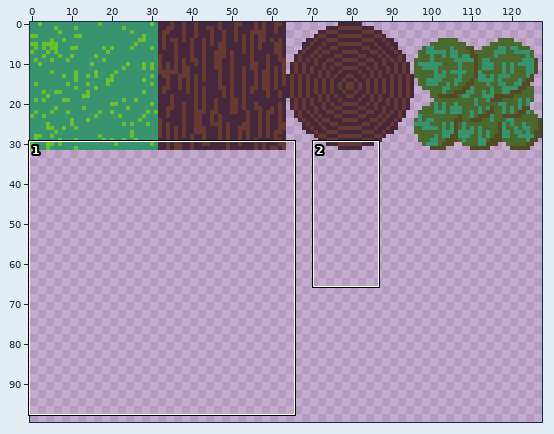
Sprite sheet -- assets/Blender/images/trim.png. The first picture is a wide view before the edit; the outline marks the close-up.
Close-up. Earlier state:
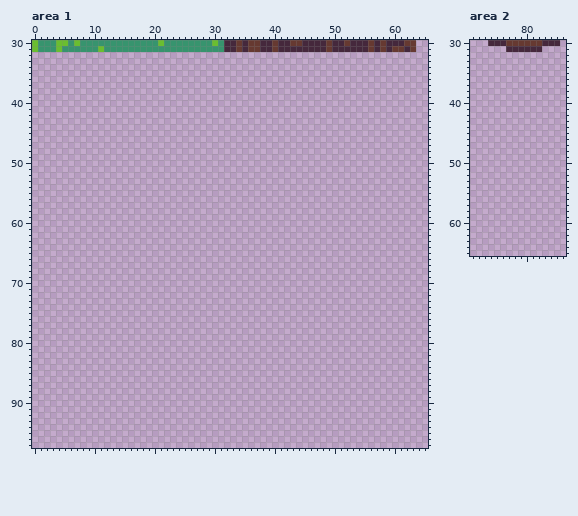
The file is 128x128 pixels. Shown: area 1: x 0..65, y 30..97; area 2: x 71..86, y 30..65. The wide view leaves out empty margins.
After the commit:
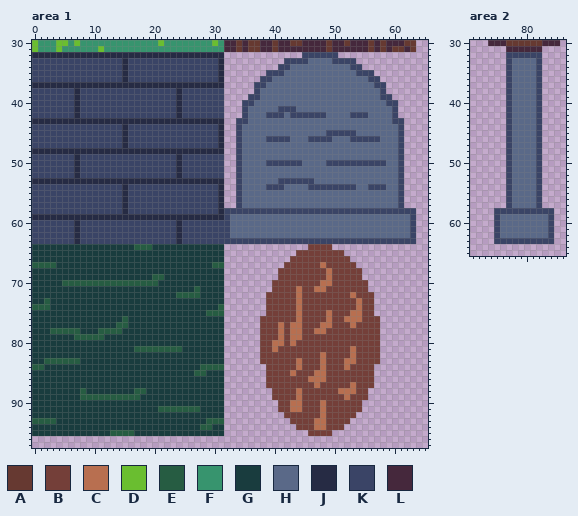
Palette (. is transparent): A #663931  B #743f39  C #b86f50  D #6abe30  E #265c42  F #37946e  G #193c3e  H #5a6988  J #262b44  K #3a4466  L #45283c
The edit:
Changed rows in their new state; - is an unchanged pixel.
Area 1:
first column x 0:
32 JJJJJJJJJJJJJJJJJJJJJJJJJJJJJJJJ-------------KKKKKK-------------
33 KKKKKKKKKKKKKKKJKKKKKKKKKKKKKKKJ----------KKKKHHHHKKKK----------
34 KKKKKKKKKKKKKKKJKKKKKKKKKKKKKKKJ---------KKHHHHHHHHHHKK---------
35 KKKKKKKKKKKKKKKJKKKKKKKKKKKKKKKJ-------KKKHHHHHHHHHHHHKKK-------
36 KKKKKKKKKKKKKKKJKKKKKKKKKKKKKKKJ------KKHHHHHHHHHHHHHHHHKK------
37 JJJJJJJJJJJJJJJJJJJJJJJJJJJJJJJJ-----KKHHHHHHHHHHHHHHHHHHKK-----
38 KKKKKKKJKKKKKKKKKKKKKKKKJKKKKKKK-----KHHHHHHHHHHHHHHHHHHHHK-----
39 KKKKKKKJKKKKKKKKKKKKKKKKJKKKKKKK----KKHHHHHHHHHHHHHHHHHHHHKK----
40 KKKKKKKJKKKKKKKKKKKKKKKKJKKKKKKK---KKHHHHHHHHHHHHHHHHHHHHHHKK---
41 KKKKKKKJKKKKKKKKKKKKKKKKJKKKKKKK---KHHHHHKKKHHHHHHHHHHHHHHHHK---
42 KKKKKKKJKKKKKKKKKKKKKKKKJKKKKKKK---KHHHKKKHKKKKKKHHHHKKKHHHHK---
43 JJJJJJJJJJJJJJJJJJJJJJJJJJJJJJJJ--KKHHHHHHHHHHHHHHHHHHHHHHHHKK--
44 KKKKKKKKKKKKKKKJKKKKKKKKKKKKKKKJ--KHHHHHHHHHHHHHHHHHHHHHHHHHHK--
45 KKKKKKKKKKKKKKKJKKKKKKKKKKKKKKKJ--KHHHHHHHHHHHHHHKKKKKHHHHHHHK--
46 KKKKKKKKKKKKKKKJKKKKKKKKKKKKKKKJ--KHHHHKKKKHHHKKKKHHHKKKKKHHHK--
47 KKKKKKKKKKKKKKKJKKKKKKKKKKKKKKKJ--KHHHHHHHHHHHHHHHHHHHHHHHHHHK--
48 JJJJJJJJJJJJJJJJJJJJJJJJJJJJJJJJ--KHHHHHHHHHHHHHHHHHHHHHHHHHHK--
49 KKKKKKKJKKKKKKKKKKKKKKKKJKKKKKKK--KHHHHHHHHHHHHHHHHHHHHHHHHHHK--
50 KKKKKKKJKKKKKKKKKKKKKKKKJKKKKKKK--KHHHHKKKKKKHHHHKKKKKKKKKKHHK--
51 KKKKKKKJKKKKKKKKKKKKKKKKJKKKKKKK--KHHHHHHHHHHHHHHHHHHHHHHHHHHK--
52 KKKKKKKJKKKKKKKKKKKKKKKKJKKKKKKK--KHHHHHHHHHHHHHHHHHHHHHHHHHHK--
53 JJJJJJJJJJJJJJJJJJJJJJJJJJJJJJJJ--KHHHHHHKKKKKKHHHHHHHHHHHHHHK--
54 KKKKKKKKKKKKKKKJKKKKKKKKKKKKKKKJ--KHHHHKKKHHHHKKKKKKKKHHKKKHHK--
55 KKKKKKKKKKKKKKKJKKKKKKKKKKKKKKKJ--KHHHHHHHHHHHHHHHHHHHHHHHHHHK--
56 KKKKKKKKKKKKKKKJKKKKKKKKKKKKKKKJ--KHHHHHHHHHHHHHHHHHHHHHHHHHHK--
57 KKKKKKKKKKKKKKKJKKKKKKKKKKKKKKKJ--KHHHHHHHHHHHHHHHHHHHHHHHHHHK--
58 KKKKKKKKKKKKKKKJKKKKKKKKKKKKKKKJKKKKKKKKKKKKKKKKKKKKKKKKKKKKKKKK
59 JJJJJJJJJJJJJJJJJJJJJJJJJJJJJJJJKHHHHHHHHHHHHHHHHHHHHHHHHHHHHHHK
60 KKKKKKKJKKKKKKKKKKKKKKKKJKKKKKKKKHHHHHHHHHHHHHHHHHHHHHHHHHHHHHHK
61 KKKKKKKJKKKKKKKKKKKKKKKKJKKKKKKKKHHHHHHHHHHHHHHHHHHHHHHHHHHHHHHK
62 KKKKKKKJKKKKKKKKKKKKKKKKJKKKKKKKKHHHHHHHHHHHHHHHHHHHHHHHHHHHHHHK
63 KKKKKKKJKKKKKKKKKKKKKKKKJKKKKKKKKKKKKKKKKKKKKKKKKKKKKKKKKKKKKKKK
64 GGGGGGGGGGGGGGGGGEEEGGGGGGGGGGGG--------------BBBB--------------
65 GGGGGGGGGGGGGGGGGGGGGGGGGGGGGGGG------------BBBBBBBB------------
66 GGGGGGGGGGGGGGGGGGGGGGGGGGGGGGGG-----------BBBBBBBBBB-----------
67 EEEEGGGGGGGGGGGGGGGGGGGGGGGGGGEE----------BBBBBBCBBBBB----------
68 GGGGGGGGGGGGGGGGGGGGGGGGGGGGGGGG---------BBBBBBBBCBBBBB---------
69 GGGGGGGGGGGGGGGGGGGGEEGGGGGGGGGG---------BBBBBBBBCBBBBB---------
70 GGGGGEEEEEEEEEEEEEEEEGGGGGGGGGGG--------BBBBBBBBCCBBBBBB--------
71 GGGGGGGGGGGGGGGGGGGGGGGGGGGEGGGG--------BBBBCBBCCBBBBBBB--------
72 GGGGGGGGGGGGGGGGGGGGGGGGEEEEGGGG-------BBBBBCBBBBBBBBCBBB-------
73 GGEGGGGGGGGGGGGGGGGGGGGGGGGGGGGG-------BBBBBCBBBBBBBBBCBB-------
74 EEEGGGGGGGGGGGGGGGGGGGGGGGGGGGGE-------BBBBBCBBBBBBBBBCBB-------
75 GGGGGGGGGGGGGGGGGGGGGGGGGGGGGEEE-------BBBBBCBBBBCBBBCCBB-------
76 GGGGGGGGGGGGGGGEGGGGGGGGGGGGGGGG------BBBBBBCBBBBCBBCCCBBB------
77 GGGGGGGGGGGGGGEEGGGGGGGGGGGGGGGG------BBBCBCCBBBCCBBBCBBBB------
78 GGGEEEEEGGGEEEEGGGGGGGGGGGGGGGGG------BBBCBCCBBCCBBBBBBBBB------
79 GGGGGGGEEEEEGGGGGGGGGGGGGGGGGGGG------BBBCBCCBBBBBBBBBBBBB------
80 GGGGGGGGGGGGGGGGGGGGGGGGGGGGGGGG------BBCCBCBBBBBBBBBBBBBB------
81 GGGGGGGGGGGGGGGGGEEEEEEEEGGGGGGG------BBCBBBBBBBBBBBBCBBBB------
82 GGGGGGGGGGGGGGGGGGGGGGGGGGGGGGGG------BBBBBBBBBBCBBBBCBBBB------
83 GGEEEEEEGGGGGGGGGGGGGGGGGGGGGGGG------BBBBBBCBBBCBBBCCBBBB------
84 EEGGGGGGGGGGGGGGGGGGGGGGGGGGEEEE-------BBBBBCBBBCBBBCBBBB-------
85 GGGGGGGGGGGGGGGGGGGGGGGGGGGEEGGG-------BBBBCBBBCCBBBBBBBB-------
86 GGGGGGGGGGGGGGGGGGGGGGGGGGGGGGGG-------BBBBBBBCCCBBBBBBBB-------
87 GGGGGGGGGGGGGGGGGGGGGGGGGGGGGGGG-------BBBBBBBBCBBBBBCBBB-------
88 GGGGGGGGEGGGGGGGGEEGGGGGGGGGGGGG--------BBBBCBBBBBBCCCBB--------
89 GGGGGGGGEEEEEEEEEEGGGGGGGGGGGGGG--------BBBBCBBBBBBBCBBB--------
90 GGGGGGGGGGGGGGGGGGGGGGGGGGGGGGGG---------BBCCBBBCBBBBBB---------
91 GGGGGGGGGGGGGGGGGGGGGEEEEEEEGGGG---------BBCCBBBCBBBBBB---------
92 GGGGGGGGGGGGGGGGGGGGGGGGGGGGGGGG----------BBBBBBCBBBBB----------
93 EEEEGGGGGGGGGGGGGGGGGGGGGGGGGEEE-----------BBBBCCBBBB-----------
94 GGGGGGGGGGGGGGGGGGGGGGGGGGGGEEGG------------BBBCCBBB------------
95 GGGGGGGGGGGGGEEEEGGGGGGGGGGGGGGG--------------BBBB--------------
Area 2:
first column x 75:
32 --KKKKKK--
33 --KHHHHK--
34 --KHHHHK--
35 --KHHHHK--
36 --KHHHHK--
37 --KHHHHK--
38 --KHHHHK--
39 --KHHHHK--
40 --KHHHHK--
41 --KHHHHK--
42 --KHHHHK--
43 --KHHHHK--
44 --KHHHHK--
45 --KHHHHK--
46 --KHHHHK--
47 --KHHHHK--
48 --KHHHHK--
49 --KHHHHK--
50 --KHHHHK--
51 --KHHHHK--
52 --KHHHHK--
53 --KHHHHK--
54 --KHHHHK--
55 --KHHHHK--
56 --KHHHHK--
57 --KHHHHK--
58 KKKKKKKKKK
59 KHHHHHHHHK
60 KHHHHHHHHK
61 KHHHHHHHHK
62 KHHHHHHHHK
63 KKKKKKKKKK
